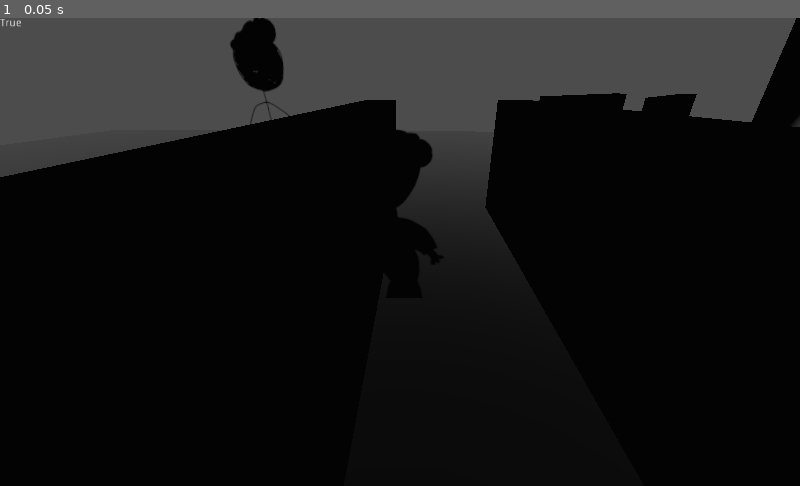
Above: before the commit, frame 1.
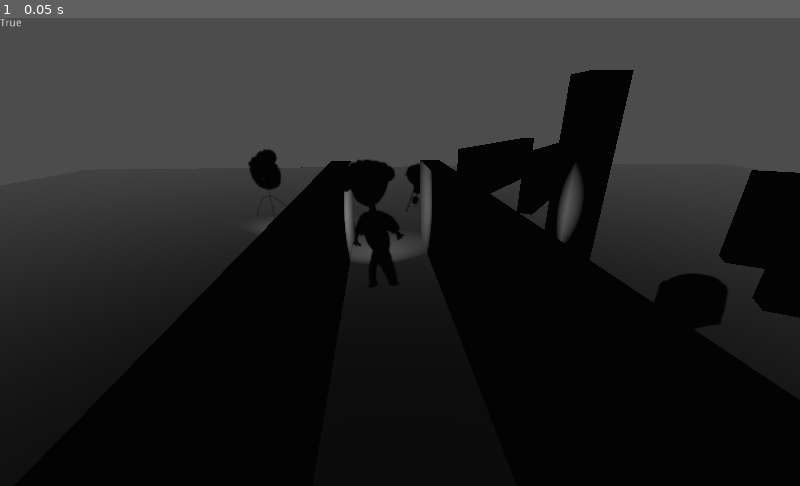
Above: after the commit, the same moment.

Repository: grunkgrunk/gwj-20
Game: Godot game, scene res://World.tscn
Same seed, same stepped clock (60 frames per second), same inputs: the game is played once before the commit and once after it. The engine's default icon, where the game draws it, is replaced by a stand-in: a white triangle on a blue panel in a dark square.
Inputs:
- Up to frame 1 (0.05 s): no input

The runs differ from the first frame. In frame 1, 27% of the frame differs, in the area x 0-100%, y 0-73%.

Commit message:
lights are nice

Diff:
--- a/game/Character.gd
+++ b/game/Character.gd
@@ -19,6 +19,13 @@
 # Called every frame. 'delta' is the elapsed time since the previous frame.
 func _process(delta):
 	var m = actions.move_direction()
+	if m != Vector3():
+		var cur = Quat(transform.basis)
+		var target = Quat(Vector3(0,atan2(-m.z, m.x) - PI / 2,0))
+		var smooth = cur.slerp(target, 0.2)
+		transform.basis = Basis(smooth)
+	#rotation.y = slerp(rotation.y, atan2(-m.z, m.x) - PI / 2, 0.5)
+
 	if m.length()>0:
 		if not anim.is_playing():
 			anim.play("walk")
--- a/game/Character.tscn
+++ b/game/Character.tscn
@@ -34,3 +34,7 @@
 playback_speed = 3.0
 anims/idle = SubResource( 2 )
 anims/walk = ExtResource( 1 )
+
+[node name="SpotLight" type="SpotLight" parent="."]
+transform = Transform( 1, 0, 0, 0, 1, 0, 0, 0, 1, 0, 2.7725, 0 )
+spot_range = 10.5701
--- /dev/null
+++ b/game/Grill.tscn
@@ -0,0 +1,17 @@
+[gd_scene load_steps=3 format=2]
+
+[ext_resource path="res://grill.png" type="Texture" id=1]
+
+[sub_resource type="SphereShape" id=1]
+radius = 1.8978
+
+[node name="Grill" type="Area"]
+
+[node name="CollisionShape" type="CollisionShape" parent="."]
+shape = SubResource( 1 )
+
+[node name="Sprite3D" type="Sprite3D" parent="."]
+transform = Transform( 1.5, 0, 0, 0, 1.5, 0, 0, 0, 1.5, 0, 2.15351, 0 )
+billboard = 2
+shaded = true
+texture = ExtResource( 1 )
--- a/game/World.tscn
+++ b/game/World.tscn
@@ -8,6 +8,7 @@
 [ext_resource path="res://Camera.gd" type="Script" id=6]
 [ext_resource path="res://Characters.gd" type="Script" id=7]
 [ext_resource path="res://maptest.tscn" type="PackedScene" id=8]
+[ext_resource path="res://Grill.tscn" type="PackedScene" id=9]
 
 [sub_resource type="Environment" id=1]
 
@@ -16,10 +17,13 @@
 granny_path = NodePath("Characters/Granny")
 dad_path = NodePath("Characters/Dad")
 
+[node name="Grill" parent="." instance=ExtResource( 9 )]
+transform = Transform( 1, 0, 0, 0, 1, 0, 0, 0, 1, -4.46865, 1.29634, -17.5024 )
+
 [node name="maptest" parent="." instance=ExtResource( 8 )]
 
 [node name="Camera" type="Camera" parent="."]
-transform = Transform( 0.998827, -0.0212234, 0.0435144, 0, 0.898794, 0.438372, -0.0484142, -0.437858, 0.89774, -9.01606, 6.97419, 6.4453 )
+transform = Transform( 0.997534, 0.0262927, -0.0650764, 0, 0.927184, 0.374608, 0.0701872, -0.373684, 0.924897, -8.35101, 9.43373, 13.2785 )
 current = true
 script = ExtResource( 6 )
 inital_target_path = NodePath("../Characters/Granny")
@@ -37,10 +41,10 @@
 movespeed = 1.0
 
 [node name="Granny" parent="Characters" instance=ExtResource( 4 )]
-transform = Transform( 1, 0, 0, 0, 1, 0, 0, 0, 1, -9.53553, -0.132346, -2.44974 )
+transform = Transform( 1, 0, 0, 0, 1, 0, 0, 0, 1, -8.42974, 1.41123, -2.44974 )
 
 [node name="Dad" parent="Characters" instance=ExtResource( 1 )]
-transform = Transform( 1, 0, 0, 0, 1, 0, 0, 0, 1, -14.8584, 2.81544, -7.73522 )
+transform = Transform( 1, 0, 0, 0, 1, 0, 0, 0, 1, -14.8584, 1.16924, -7.73522 )
 
 [node name="WorldEnvironment" type="WorldEnvironment" parent="."]
 environment = SubResource( 1 )
--- a/game/maptest.tscn
+++ b/game/maptest.tscn
@@ -1,8 +1,72 @@
-[gd_scene load_steps=2 format=2]
+[gd_scene load_steps=10 format=2]
 
 [ext_resource path="res://maptest.dae" type="PackedScene" id=1]
 
+[sub_resource type="ConcavePolygonShape" id=1]
+data = PoolVector3Array( -1, 1, 1, -1, -1, 1, -1, -1, -1, -1, 1, -1, -1, -1, -1, 1, -1, -1, 1, 1, -1, 1, -1, -1, 1, -1, 1, 1, 1, 1, 1, -1, 1, -1, -1, 1, 1, -1, -1, -1, -1, -1, -1, -1, 1, -1, 1, -1, 1, 1, -1, 1, 1, 1, -1, 1, 1, -1, -1, -1, -1, 1, -1, -1, 1, -1, 1, -1, -1, 1, 1, -1, 1, 1, -1, 1, -1, 1, 1, 1, 1, 1, 1, 1, -1, -1, 1, -1, 1, 1, 1, -1, -1, -1, -1, 1, 1, -1, 1, -1, 1, -1, 1, 1, 1, -1, 1, 1 )
+
+[sub_resource type="ConcavePolygonShape" id=2]
+data = PoolVector3Array( -1, 1, 1, -1, -1, 1, -1, -1, -1, -1, 1, -1, -1, -1, -1, 1, -1, -1, 1, 1, -1, 1, -1, -1, 1, -1, 1, 1, 1, 1, 1, -1, 1, -1, -1, 1, 1, -1, -1, -1, -1, -1, -1, -1, 1, -1, 1, -1, 1, 1, -1, 1, 1, 1, -1, 1, 1, -1, -1, -1, -1, 1, -1, -1, 1, -1, 1, -1, -1, 1, 1, -1, 1, 1, -1, 1, -1, 1, 1, 1, 1, 1, 1, 1, -1, -1, 1, -1, 1, 1, 1, -1, -1, -1, -1, 1, 1, -1, 1, -1, 1, -1, 1, 1, 1, -1, 1, 1 )
+
+[sub_resource type="ConcavePolygonShape" id=3]
+data = PoolVector3Array( -1, 1, 1, -1, -1, 1, -1, -1, -1, -1, 1, -1, -1, -1, -1, 1, -1, -1, 1, 1, -1, 1, -1, -1, 1, -1, 1, 1, 1, 1, 1, -1, 1, -1, -1, 1, 1, -1, -1, -1, -1, -1, -1, -1, 1, -1, 1, -1, 1, 1, -1, 1, 1, 1, -1, 1, 1, -1, -1, -1, -1, 1, -1, -1, 1, -1, 1, -1, -1, 1, 1, -1, 1, 1, -1, 1, -1, 1, 1, 1, 1, 1, 1, 1, -1, -1, 1, -1, 1, 1, 1, -1, -1, -1, -1, 1, 1, -1, 1, -1, 1, -1, 1, 1, 1, -1, 1, 1 )
+
+[sub_resource type="ConcavePolygonShape" id=4]
+data = PoolVector3Array( -1, 1, 1, -1, -1, 1, -1, -1, -1, -1, 1, -1, -1, -1, -1, 1, -1, -1, 1, 1, -1, 1, -1, -1, 1, -1, 1, 1, 1, 1, 1, -1, 1, -1, -1, 1, 1, -1, -1, -1, -1, -1, -1, -1, 1, -1, 1, -1, 1, 1, -1, 1, 1, 1, -1, 1, 1, -1, -1, -1, -1, 1, -1, -1, 1, -1, 1, -1, -1, 1, 1, -1, 1, 1, -1, 1, -1, 1, 1, 1, 1, 1, 1, 1, -1, -1, 1, -1, 1, 1, 1, -1, -1, -1, -1, 1, 1, -1, 1, -1, 1, -1, 1, 1, 1, -1, 1, 1 )
+
+[sub_resource type="ConcavePolygonShape" id=5]
+data = PoolVector3Array( -1, 1, 1, -1, -1, 1, -1, -1, -1, -1, 1, -1, -1, -1, -1, 1, -1, -1, 1, 1, -1, 1, -1, -1, 1, -1, 1, 1, 1, 1, 1, -1, 1, -1, -1, 1, 1, -1, -1, -1, -1, -1, -1, -1, 1, -1, 1, -1, 1, 1, -1, 1, 1, 1, -1, 1, 1, -1, -1, -1, -1, 1, -1, -1, 1, -1, 1, -1, -1, 1, 1, -1, 1, 1, -1, 1, -1, 1, 1, 1, 1, 1, 1, 1, -1, -1, 1, -1, 1, 1, 1, -1, -1, -1, -1, 1, 1, -1, 1, -1, 1, -1, 1, 1, 1, -1, 1, 1 )
+
+[sub_resource type="ConcavePolygonShape" id=6]
+data = PoolVector3Array( -1, 1, 1, -1, -1, 1, -1, -1, -1, -1, 1, -1, -1, -1, -1, 1, -1, -1, 1, 1, -1, 1, -1, -1, 1, -1, 1, 1, 1, 1, 1, -1, 1, -1, -1, 1, 1, -1, -1, -1, -1, -1, -1, -1, 1, -1, 1, -1, 1, 1, -1, 1, 1, 1, -1, 1, 1, -1, -1, -1, -1, 1, -1, -1, 1, -1, 1, -1, -1, 1, 1, -1, 1, 1, -1, 1, -1, 1, 1, 1, 1, 1, 1, 1, -1, -1, 1, -1, 1, 1, 1, -1, -1, -1, -1, 1, 1, -1, 1, -1, 1, -1, 1, 1, 1, -1, 1, 1 )
+
+[sub_resource type="ConcavePolygonShape" id=7]
+data = PoolVector3Array( -1, 1, 1, -1, -1, 1, -1, -1, -1, -1, 1, -1, -1, -1, -1, 1, -1, -1, 1, 1, -1, 1, -1, -1, 1, -1, 1, 1, 1, 1, 1, -1, 1, -1, -1, 1, 1, -1, -1, -1, -1, -1, -1, -1, 1, -1, 1, -1, 1, 1, -1, 1, 1, 1, -1, 1, 1, -1, -1, -1, -1, 1, -1, -1, 1, -1, 1, -1, -1, 1, 1, -1, 1, 1, -1, 1, -1, 1, 1, 1, 1, 1, 1, 1, -1, -1, 1, -1, 1, 1, 1, -1, -1, -1, -1, 1, 1, -1, 1, -1, 1, -1, 1, 1, 1, -1, 1, 1 )
+
+[sub_resource type="ConcavePolygonShape" id=8]
+data = PoolVector3Array( -1, 1, -1, 1, 1, -1, 1, 1, 1, 1, 1, 1, 1, -1, 1, -1, -1, 1, -1, 1, 1, -1, -1, 1, -1, -1, -1, 1, -1, -1, -1, -1, -1, -1, -1, 1, 1, 1, -1, 1, -1, -1, 1, -1, 1, -1, 1, -1, -1, -1, -1, 1, -1, -1, -1, 1, -1, 1, 1, 1, -1, 1, 1, 1, 1, 1, -1, -1, 1, -1, 1, 1, -1, 1, 1, -1, -1, -1, -1, 1, -1, 1, -1, -1, -1, -1, 1, 1, -1, 1, 1, 1, -1, 1, -1, 1, 1, 1, 1, -1, 1, -1, 1, -1, -1, 1, 1, -1 )
+
 [node name="maptest" instance=ExtResource( 1 )]
+
+[node name="StaticBody" type="StaticBody" parent="Cube007" index="0"]
+
+[node name="CollisionShape" type="CollisionShape" parent="Cube007/StaticBody" index="0"]
+shape = SubResource( 1 )
+
+[node name="StaticBody" type="StaticBody" parent="Cube005" index="0"]
+
+[node name="CollisionShape" type="CollisionShape" parent="Cube005/StaticBody" index="0"]
+shape = SubResource( 2 )
+
+[node name="StaticBody" type="StaticBody" parent="Cube006" index="0"]
+
+[node name="CollisionShape" type="CollisionShape" parent="Cube006/StaticBody" index="0"]
+shape = SubResource( 3 )
+
+[node name="StaticBody" type="StaticBody" parent="Cube003" index="0"]
+
+[node name="CollisionShape" type="CollisionShape" parent="Cube003/StaticBody" index="0"]
+shape = SubResource( 4 )
+
+[node name="StaticBody" type="StaticBody" parent="Cube004" index="0"]
+
+[node name="CollisionShape" type="CollisionShape" parent="Cube004/StaticBody" index="0"]
+shape = SubResource( 5 )
+
+[node name="StaticBody" type="StaticBody" parent="Cube002" index="0"]
+
+[node name="CollisionShape" type="CollisionShape" parent="Cube002/StaticBody" index="0"]
+shape = SubResource( 6 )
+
+[node name="StaticBody" type="StaticBody" parent="Cube001" index="0"]
+
+[node name="CollisionShape" type="CollisionShape" parent="Cube001/StaticBody" index="0"]
+shape = SubResource( 7 )
 
 [node name="Light" parent="." index="8"]
 transform = Transform( -0.290865, -0.771101, 0.566393, -0.0551891, 0.604525, 0.794672, -0.955171, 0.199883, -0.218391, -1.07536, 4.75297, -1.00545 )
+
+[node name="StaticBody" type="StaticBody" parent="Cube" index="0"]
+
+[node name="CollisionShape" type="CollisionShape" parent="Cube/StaticBody" index="0"]
+shape = SubResource( 8 )
--- a/game/project.godot
+++ b/game/project.godot
@@ -48,6 +48,34 @@
 
 [input]
 
+ui_left={
+"deadzone": 0.5,
+"events": [ Object(InputEventKey,"resource_local_to_scene":false,"resource_name":"","device":0,"alt":false,"shift":false,"control":false,"meta":false,"command":false,"pressed":false,"scancode":16777231,"unicode":0,"echo":false,"script":null)
+, Object(InputEventJoypadButton,"resource_local_to_scene":false,"resource_name":"","device":0,"button_index":14,"pressure":0.0,"pressed":false,"script":null)
+, Object(InputEventKey,"resource_local_to_scene":false,"resource_name":"","device":0,"alt":false,"shift":false,"control":false,"meta":false,"command":false,"pressed":false,"scancode":65,"unicode":0,"echo":false,"script":null)
+ ]
+}
+ui_right={
+"deadzone": 0.5,
+"events": [ Object(InputEventKey,"resource_local_to_scene":false,"resource_name":"","device":0,"alt":false,"shift":false,"control":false,"meta":false,"command":false,"pressed":false,"scancode":16777233,"unicode":0,"echo":false,"script":null)
+, Object(InputEventJoypadButton,"resource_local_to_scene":false,"resource_name":"","device":0,"button_index":15,"pressure":0.0,"pressed":false,"script":null)
+, Object(InputEventKey,"resource_local_to_scene":false,"resource_name":"","device":0,"alt":false,"shift":false,"control":false,"meta":false,"command":false,"pressed":false,"scancode":68,"unicode":0,"echo":false,"script":null)
+ ]
+}
+ui_up={
+"deadzone": 0.5,
+"events": [ Object(InputEventKey,"resource_local_to_scene":false,"resource_name":"","device":0,"alt":false,"shift":false,"control":false,"meta":false,"command":false,"pressed":false,"scancode":16777232,"unicode":0,"echo":false,"script":null)
+, Object(InputEventJoypadButton,"resource_local_to_scene":false,"resource_name":"","device":0,"button_index":12,"pressure":0.0,"pressed":false,"script":null)
+, Object(InputEventKey,"resource_local_to_scene":false,"resource_name":"","device":0,"alt":false,"shift":false,"control":false,"meta":false,"command":false,"pressed":false,"scancode":87,"unicode":0,"echo":false,"script":null)
+ ]
+}
+ui_down={
+"deadzone": 0.5,
+"events": [ Object(InputEventKey,"resource_local_to_scene":false,"resource_name":"","device":0,"alt":false,"shift":false,"control":false,"meta":false,"command":false,"pressed":false,"scancode":16777234,"unicode":0,"echo":false,"script":null)
+, Object(InputEventJoypadButton,"resource_local_to_scene":false,"resource_name":"","device":0,"button_index":13,"pressure":0.0,"pressed":false,"script":null)
+, Object(InputEventKey,"resource_local_to_scene":false,"resource_name":"","device":0,"alt":false,"shift":false,"control":false,"meta":false,"command":false,"pressed":false,"scancode":83,"unicode":0,"echo":false,"script":null)
+ ]
+}
 action_1={
 "deadzone": 0.5,
 "events": [ Object(InputEventKey,"resource_local_to_scene":false,"resource_name":"","device":0,"alt":false,"shift":false,"control":false,"meta":false,"command":false,"pressed":false,"scancode":67,"unicode":0,"echo":false,"script":null)
Not shown: 1 places in game/World.tscn that only renumber resources
Binary file added: game/grill.png
Not shown, added: game/grill.png.import
